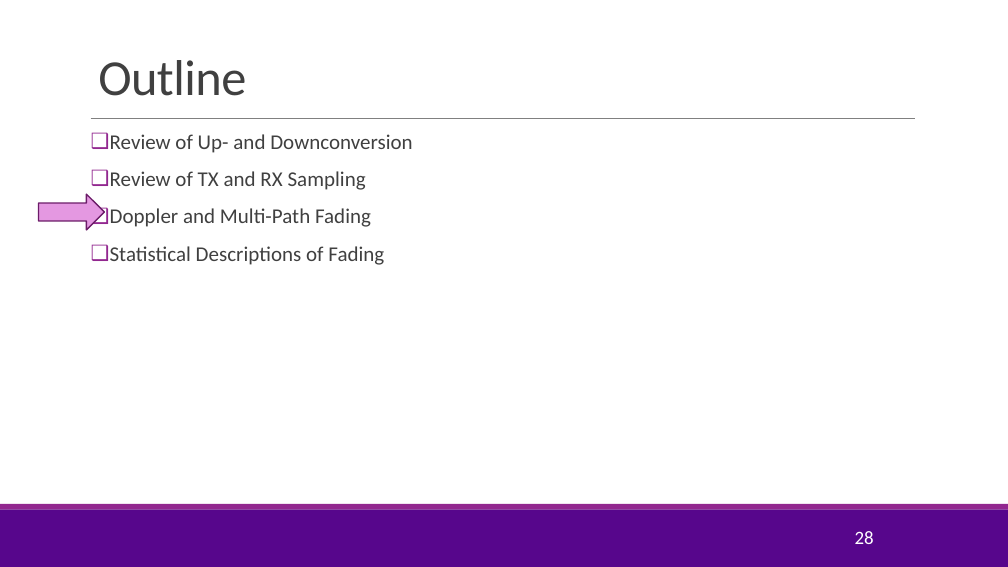
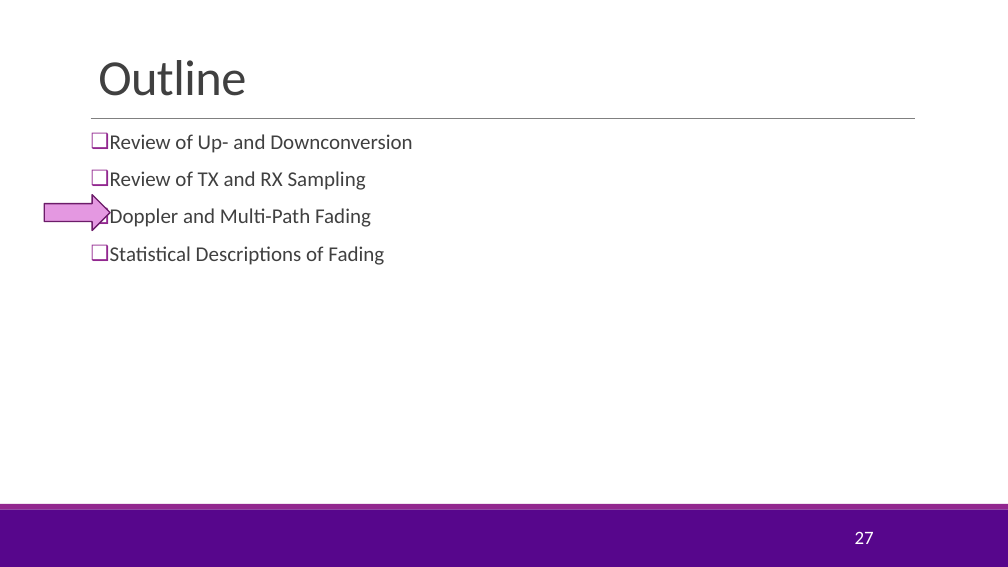
Before and after one commit to sdrangan/wirelesscomm, a slide deck: slide 27 of lectures/Unit03_Fading.pptx (slide 28 before the commit). Drawn at 1008x567 pixels with LibreOffice and Linux fonts; fonts in the diff are those of the drawing; background and template pictures are left out. Boxes give left, top, right and bottom in pixels: in the first picture for what was removed or moved away, otherwise in the second. Text is boxed around its words. In the diff, an @@ line names an element or a change of style, - is before the commit and + after.

```diff
--- a/lectures/Unit03_Fading.pptx
+++ b/lectures/Unit03_Fading.pptx
@@ right arrow: place and size @@
-right arrow at <box>39,194,104,230</box>
+right arrow at <box>45,194,110,230</box>
@@ page number at <box>855,531,874,544</box>: text changed @@
-28
+27
```
Also in this commit, not shown: 15 other slides changed, 13 slides added, 6 slides removed, 11 other files.
